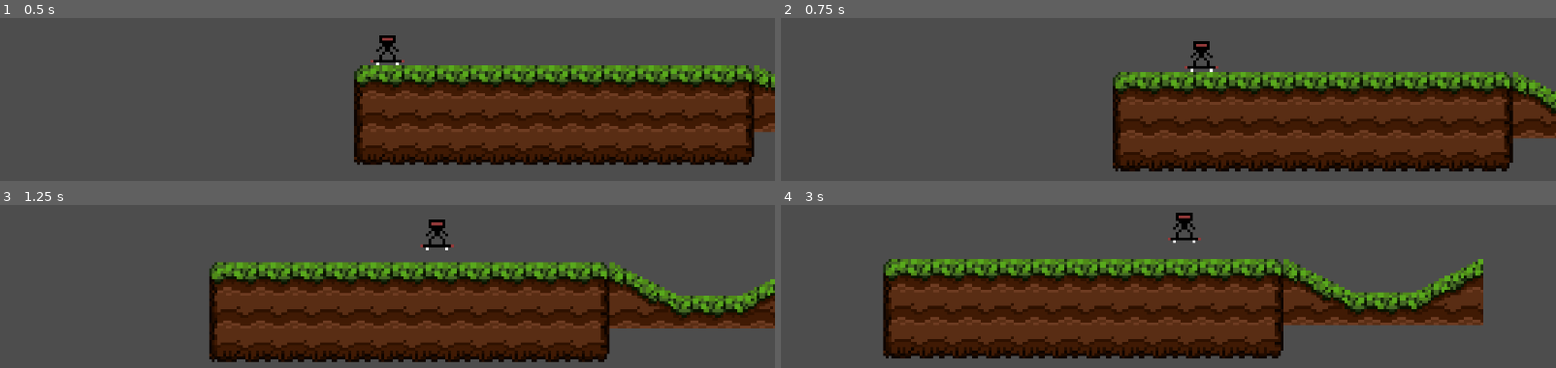
Above: before the commit, frames 1-4 (two rows, left to right).
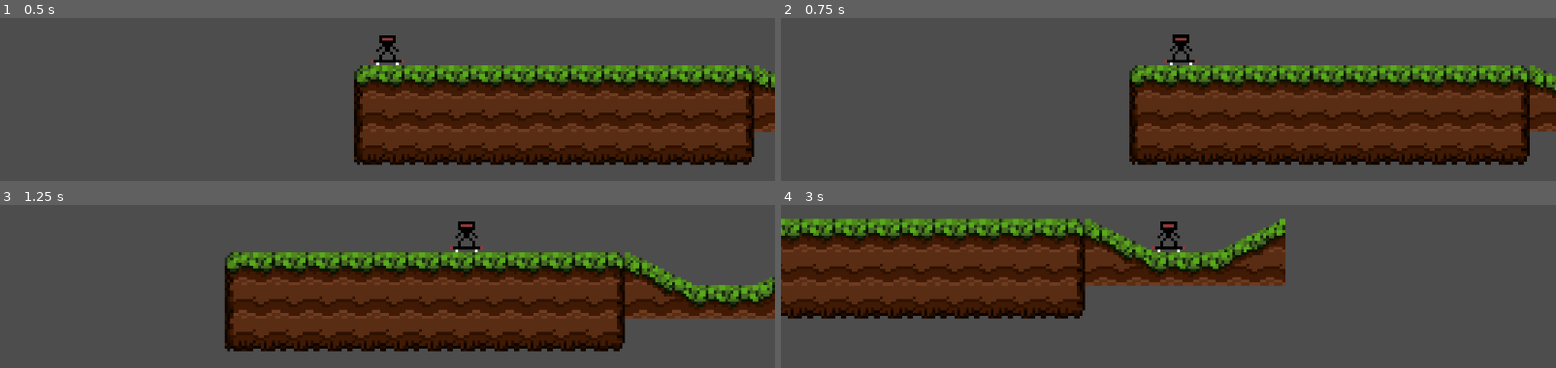
Above: after the commit, the same moments.

Repository: HowdyHack-2025/skater-game
Game: Godot game, scene res://world_2d.tscn
Two runs of this game, one before a commit and one after it. Both use one fixed random seed, a clock stepped at 60 frames per second and the inputs below. The project has no main scene, so this scene is started directly.
Inputs:
- Up to frame 1 (0.5 s): no input
- Up to frame 2 (0.75 s): tap Enter (ui_accept) at 0.5, 0.6 s; hold Right (ui_right) from 0.53 s (still down)
- Up to frame 3 (1.25 s): keep holding Right (ui_right); tap Enter (ui_accept) at 0.77, 1.07 s
- Up to frame 4 (3 s): tap Enter (ui_accept) at 1.35, 1.52, 1.82, 2.1, 2.85 s; release Right (ui_right) at 2.03 s; hold Left (ui_left) 2.03-2.78 s; hold Right (ui_right) from 2.78 s (still down)

Frame 1 is identical in both runs. In frame 2, 22% of the frame differs, in the area x 42-100%, y 10-95%; in frame 3, 32%; in frame 4, 53%, in the area x 0-91%, y 4-95%.

Commit message:
fix: stage marker feat: player no longer can move backwards, make it accelerate

Diff:
--- a/skater-2d-godot/skater_player.gd
+++ b/skater-2d-godot/skater_player.gd
@@ -1,8 +1,10 @@
 extends CharacterBody2D
 
 
-const SPEED = 100.0
-const JUMP_VELOCITY = -100.0
+#const SPEED = 100.0
+const ACCELERATION = 5.0
+const JUMP_VELOCITY = -200.0
+@export var max_speed = 200.0
 
 
 func _physics_process(delta: float) -> void:
@@ -11,15 +13,17 @@
 		velocity += get_gravity() * delta
 
 	# Handle jump.
-	if Input.is_action_just_pressed("ui_accept") and is_on_floor():
-		velocity.y = JUMP_VELOCITY
+	# if Input.is_action_just_pressed("ui_accept") and is_on_floor():
+	# 	velocity.y = JUMP_VELOCITY
 
 	# Get the input direction and handle the movement/deceleration.
 	# As good practice, you should replace UI actions with custom gameplay actions.
 	var direction := Input.get_axis("ui_left", "ui_right")
-	if direction:
-		velocity.x = direction * SPEED
+	if direction == 1.0:
+		velocity.x += direction * ACCELERATION
+	elif direction == -1.0:
+		velocity.x -= ACCELERATION
 	else:
-		velocity.x = move_toward(velocity.x, 0, SPEED)
-
+		velocity.x = move_toward(velocity.x, 0, ACCELERATION)
+	velocity.x = clampf(velocity.x, 0, max_speed)
 	move_and_slide()
--- a/skater-2d-godot/stage_marker.gd
+++ b/skater-2d-godot/stage_marker.gd
@@ -4,4 +4,4 @@
 
 
 func _on_area_entered(area: Area2D) -> void:
-	add_child(slope.instantiate())
+	add_child.call_deferred(slope.instantiate())
